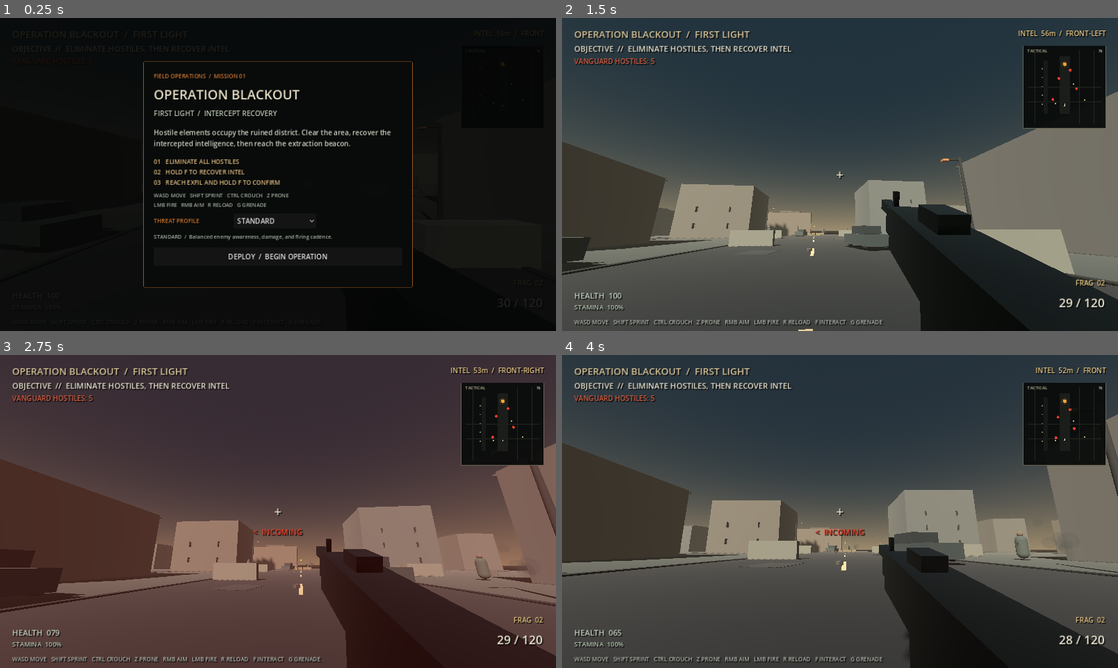
Above: before the commit, frames 1-4 (two rows, left to right).
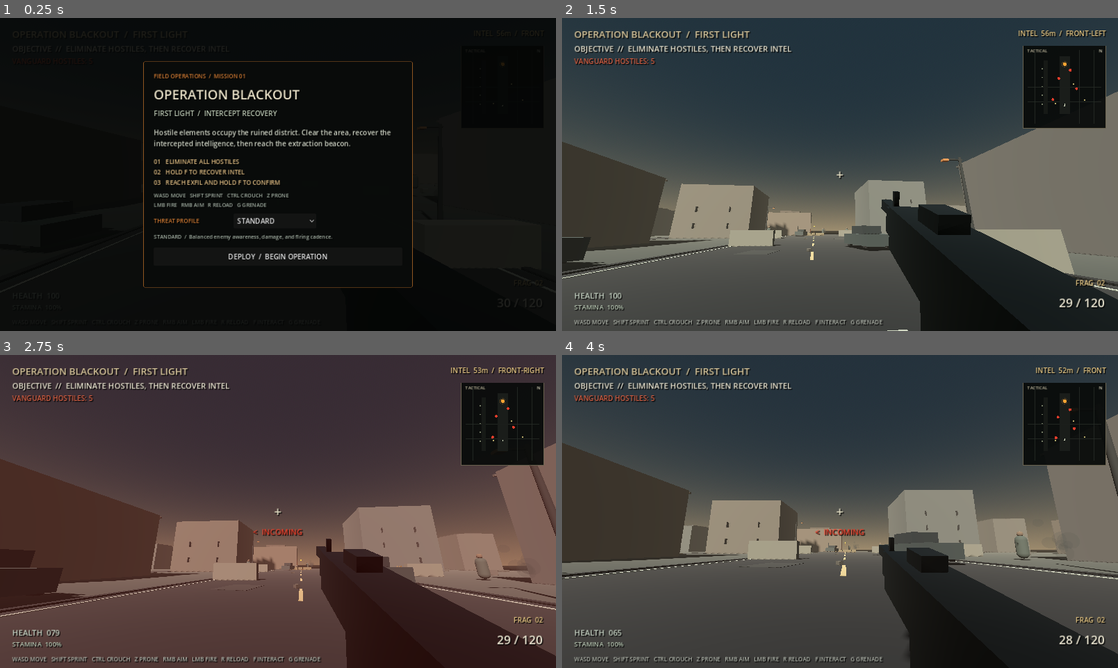
Above: after the commit, the same moments.

Repository: Liladizilla/operation-blackout
Game: Godot game, scene res://scenes/main.tscn
Two runs of this game, one before a commit and one after it. Both use one fixed random seed, a clock stepped at 60 frames per second and the inputs below.
Inputs (mouse positions are in pixels of both pictures, inside the frame that each line leads up to):
- Up to frame 1 (0.25 s): no input
- Up to frame 2 (1.5 s): click "DEPLOY / BEGIN OPERATION" at 0.5 s; tap Enter at 1.25 s; move the mouse to (867, 174) at 1.27 s; hold W (move_forward) from 1.28 s (still down); tap Ctrl (crouch) at 1.35 s; click (867, 174) at 1.42 s
- Up to frame 3 (2.75 s): keep holding W (move_forward); tap Space (jump) at 1.52, 2.27 s; move the mouse to (250, 511) at 2.02 s; tap F (interact) at 2.1 s
- Up to frame 4 (4 s): keep holding W (move_forward); move the mouse to (851, 505) at 2.77 s; tap Z (prone) at 2.85 s; move the mouse to (834, 517) at 3.52 s; tap Shift (sprint) at 3.6 s; click (834, 517) at 3.67 s; tap Space (jump) at 3.77 s

The runs differ from the first frame. In frame 2, 0.2% of the frame differs, in the area x 0-100%, y 69-100%; in frame 3, 0.2%; in frame 4, 0.2%, in the area x 0-100%, y 62-72%.

Commit message:
Add worn road edges, crosswalk, and service-lane markings

Diff:
--- a/scripts/main.gd
+++ b/scripts/main.gd
@@ -200,8 +200,10 @@
 func _build_arena() -> void:
     _box("Ground", Vector3(0, -0.5, 0), Vector3(100, 1, 100), Color(0.19, 0.20, 0.18), true)
     _box("Road", Vector3(0, 0.015, -3), Vector3(14, 0.04, 78), Color(0.105, 0.11, 0.105), false)
-    for z in range(-36, 38, 12):
-        _box("RoadMark", Vector3(0, 0.04, float(z)), Vector3(0.18, 0.02, 4.5), Color(0.55, 0.49, 0.35), false)
+    for z in [-26, -18, -10, -2, 6, 14]:
+        var center_mark := _box("WornCenterline", Vector3(0, 0.047, float(z)), Vector3(0.15, 0.018, 3.3), Color(0.52, 0.46, 0.32), false)
+        center_mark.add_to_group("road_markings")
+        center_mark.add_to_group("road_centerline_markings")
     _building(Vector3(-17, 0, -17), Vector3(12, 9, 12), Color(0.32, 0.30, 0.26))
     _building(Vector3(18, 0, -23), Vector3(13, 12, 15), Color(0.28, 0.29, 0.27))
     _building(Vector3(-22, 0, 8), Vector3(10, 7, 14), Color(0.36, 0.32, 0.27))
@@ -223,6 +225,23 @@
         _box("Sandbag", Vector3(-2.5 + i * 1.15, 0.35, -29), Vector3(1.05, 0.7, 0.55), Color(0.40,0.35,0.25), true)
     _box("ObjectiveLight", Vector3(0, 2.4, -30.5), Vector3(0.25, 0.25, 0.25), Color(0.85,0.58,0.18), false)
     _street_furniture()
+    _add_road_markings()
+
+func _add_road_markings() -> void:
+    var faded_white := Color(0.50, 0.51, 0.46)
+    var faded_yellow := Color(0.52, 0.46, 0.32)
+    for side in [-1.0, 1.0]:
+        var edge_line := _box("WornRoadEdge", Vector3(side * 6.45, 0.047, -0.5), Vector3(0.10, 0.016, 52.0), faded_white, false)
+        edge_line.add_to_group("road_markings")
+        edge_line.add_to_group("road_edge_markings")
+    for x in [-5.4, -3.8, -2.2, -0.6, 1.0, 2.6, 4.2, 5.8]:
+        var stripe := _box("CrosswalkStripe", Vector3(x, 0.047, 22.0), Vector3(0.55, 0.018, 0.14), faded_white, false)
+        stripe.add_to_group("road_markings")
+        stripe.add_to_group("crosswalk_markings")
+    for z in [-32, -24, -16, -8, 18, 26, 32]:
+        var alley_mark := _box("ServiceLaneMark", Vector3(-25.5, 0.047, float(z)), Vector3(0.09, 0.016, 2.8), faded_yellow, false)
+        alley_mark.add_to_group("road_markings")
+        alley_mark.add_to_group("service_lane_markings")
 
 func _street_furniture() -> void:
     # Reusable, low-cost street details: gutters, damaged asphalt, and battered lamps.
